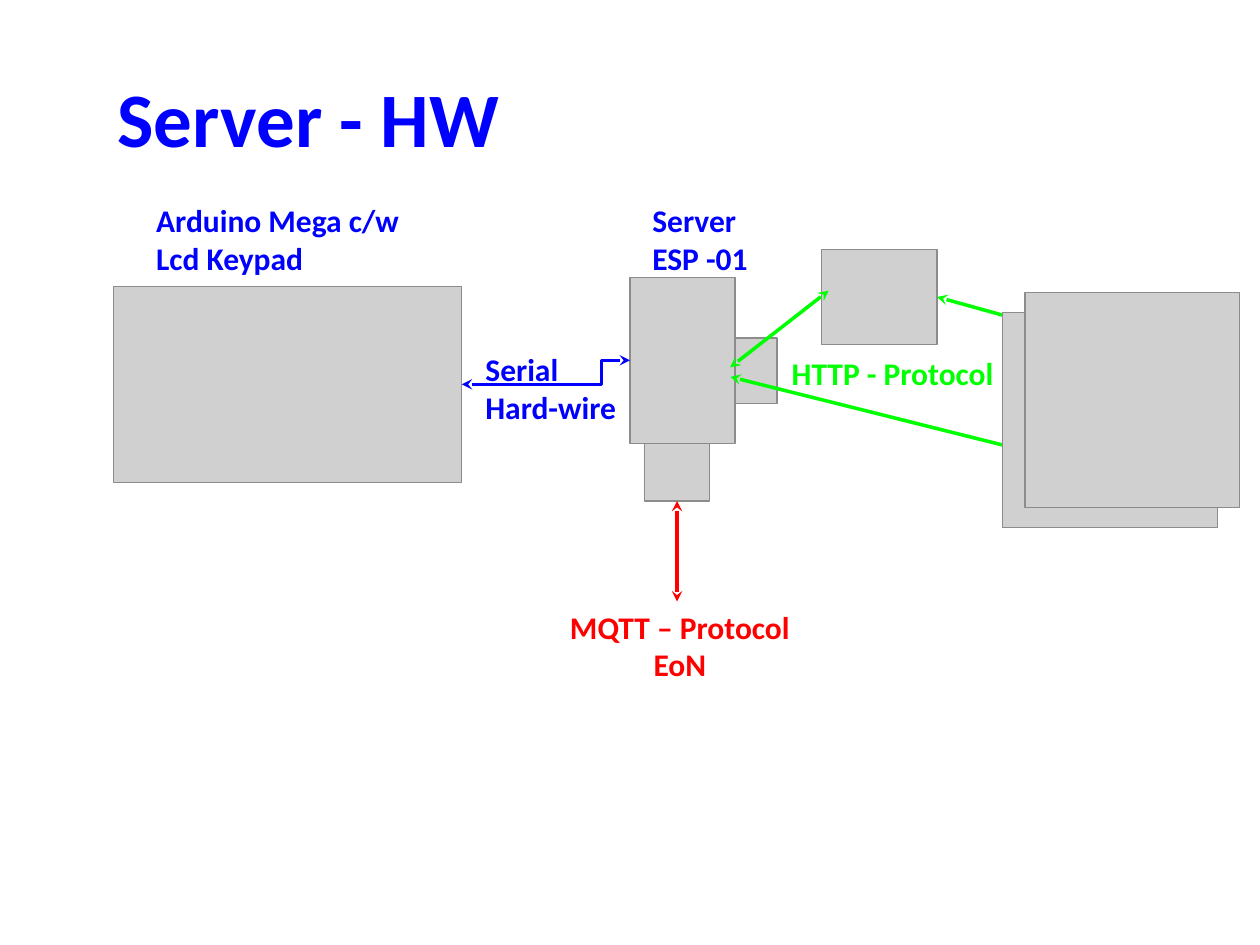
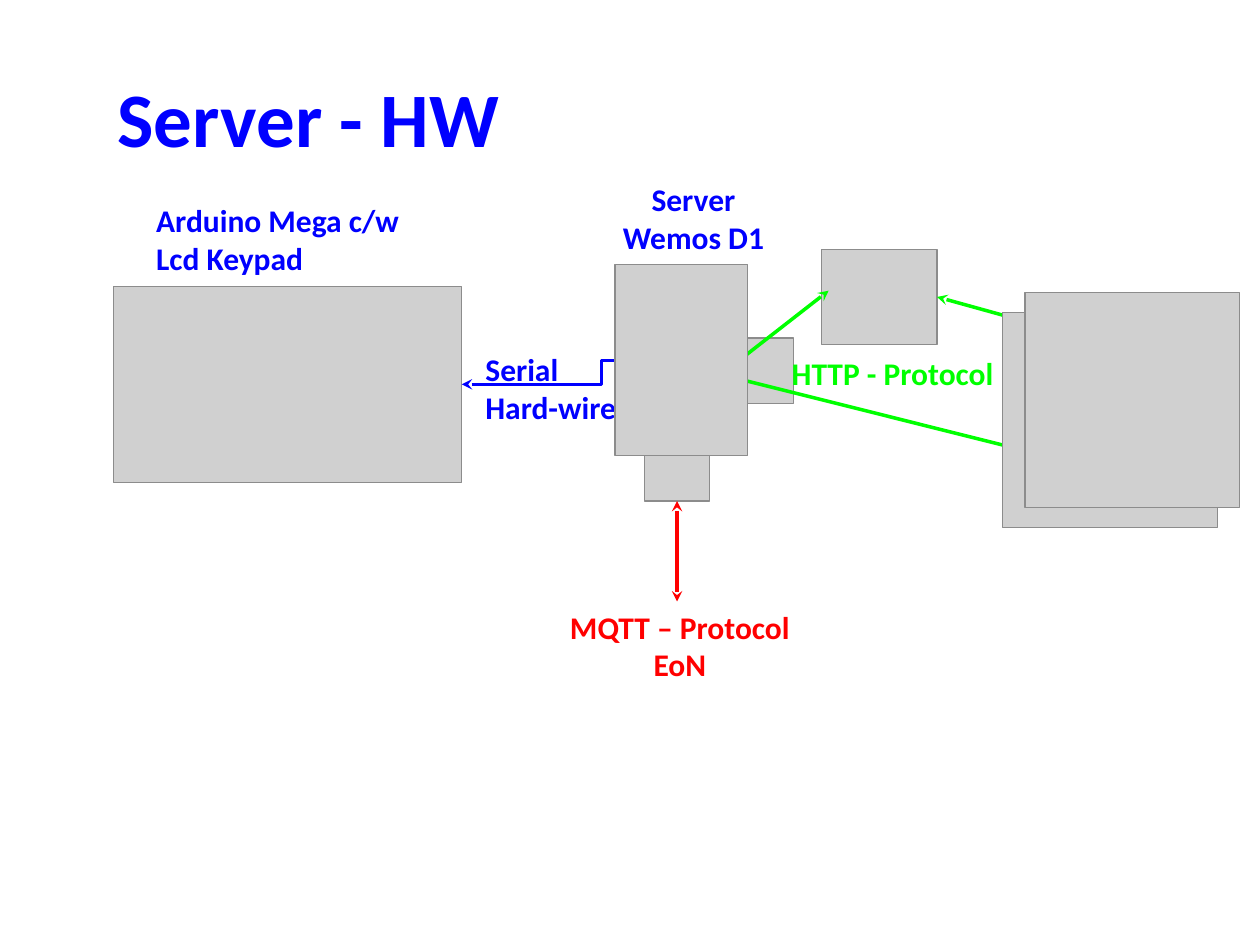
Before and after one commit to slametsampon/WFPS, a slide deck: slide 3 of WlFPS.pptx. Drawn at 1260x945 pixels with LibreOffice and Linux fonts; fonts in the diff are those of the drawing; grey boxes stand for pictures; background and template pictures are left out. Boxes give left, top, right and bottom in pixels: in the first picture for what was removed or moved away, otherwise in the second. Text is boxed around its words. In the diff, an @@ line names an element or a change of style, - is before the commit and + after.

```diff
--- a/WlFPS.pptx
+++ b/WlFPS.pptx
@@ text "Server": place and size @@
-text "Server" at box(652, 211, 748, 271)
+text "Server" at box(623, 190, 764, 250)
@@ text at box(652, 190, 736, 212): alignment left to centre @@
@@ text at box(623, 228, 764, 250): text changed @@
-ESP -01
+Wemos D1
@@ picture at box(615, 265, 747, 456): rotation 180 to 0 degrees @@
@@ picture: place and size @@
-picture at box(713, 338, 777, 404)
+picture at box(729, 338, 793, 404)
```
Also in this commit, not shown: 3 other slides changed, 7 other files.
